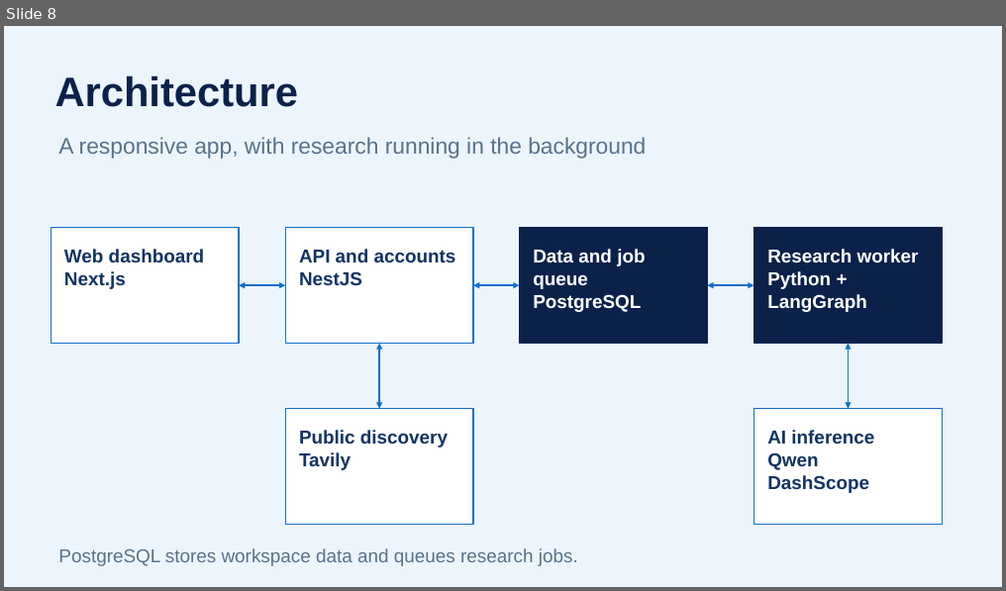
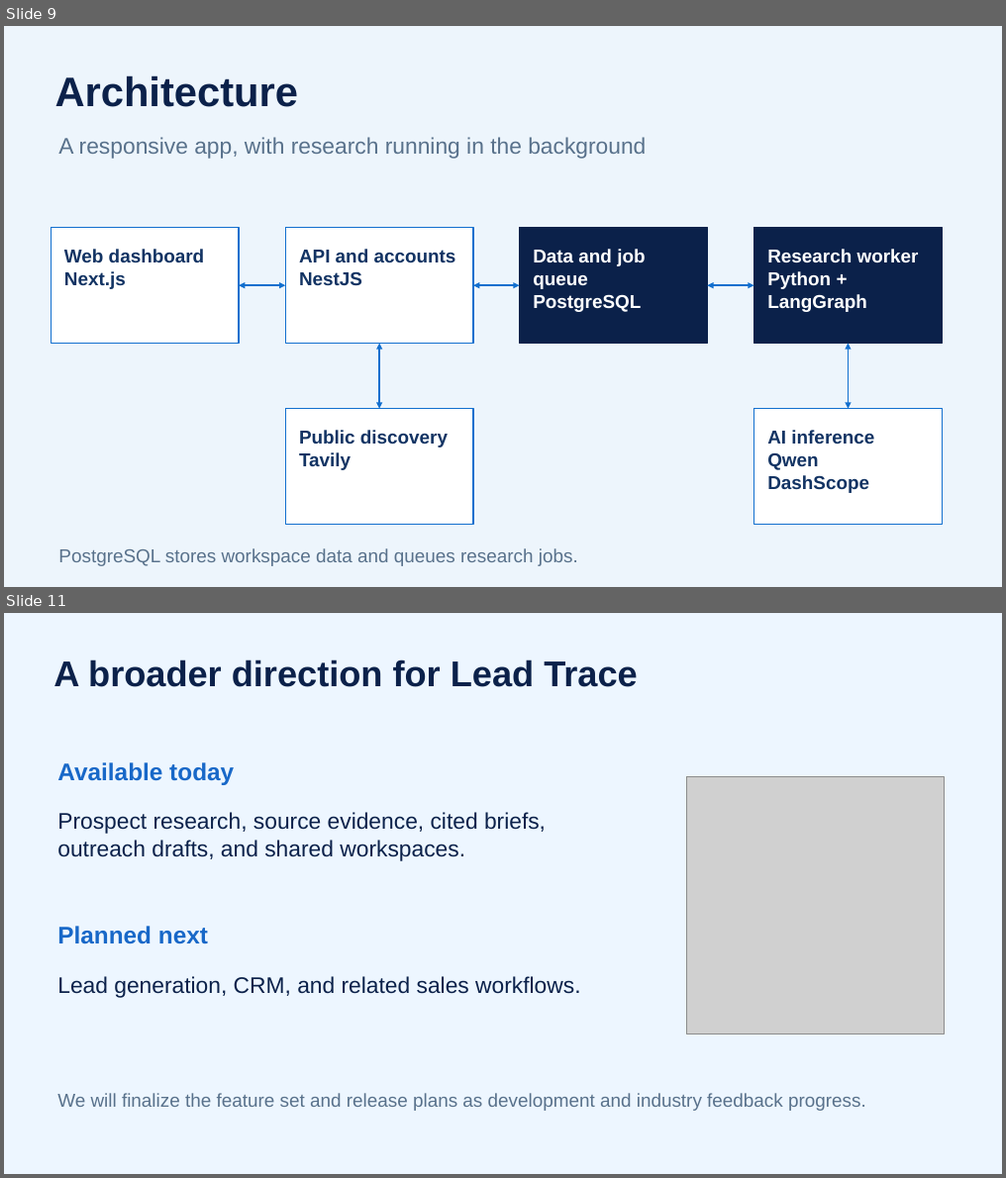
Before and after one commit to afnanahmadtariq/lead-trace, a slide deck: presentation/Lead-Trace-pitch-enhanced.pptx. Shown one above the other, each under a label of ours: slide 8 before the commit, slides 9 and 11 after it; the slides between them are not shown. The pictures are 1006x591 and 1006x1178 pixels, drawn with LibreOffice and Linux fonts; fonts in the diff are those of the drawing; grey boxes stand for pictures. Boxes give left, top, right and bottom in pixels: in the first picture for what was removed or moved away, otherwise in the second. Text is boxed around its words. In the diff, an @@ line names an element or a change of style, - is before the commit and + after.

```diff
--- a/presentation/Lead-Trace-pitch-enhanced.pptx
+++ b/presentation/Lead-Trace-pitch-enhanced.pptx
@@ slide 11 added at [4, 613, 1002, 1174], background #EDF6FF @@
@@ text added at [54, 660, 638, 687], 34.5 pt, text #0B214A, bold @@
+A broader direction for Lead Trace
@@ text added at [57, 762, 234, 785], 23.2 pt, text #1868C8, bold @@
+Available today
@@ picture added at [686, 777, 944, 1035] @@
@@ text added at [57, 812, 546, 861], 21.8 pt, text #0B214A @@
+Prospect research, source evidence, cited briefs, outreach drafts, and shared workspaces.
@@ text added at [57, 926, 208, 945], 23.2 pt, text #1868C8, bold @@
+Planned next
@@ text added at [57, 976, 580, 998], 21.8 pt, text #0B214A @@
+Lead generation, CRM, and related sales workflows.
@@ text added at [57, 1093, 866, 1111], 18 pt, text #58718B @@
+We will finalize the feature set and release plans as development and industry feedback progress.
@@ what was slide 8 is now slide 9 @@
```
Also in this commit, not shown: 6 slides changed, 2 other slides added, 1 slide removed, 30 other files.
